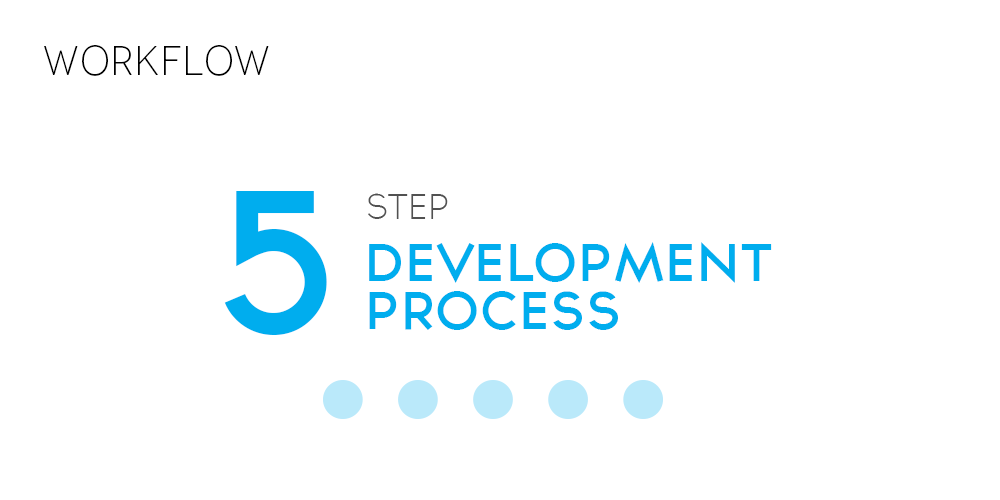
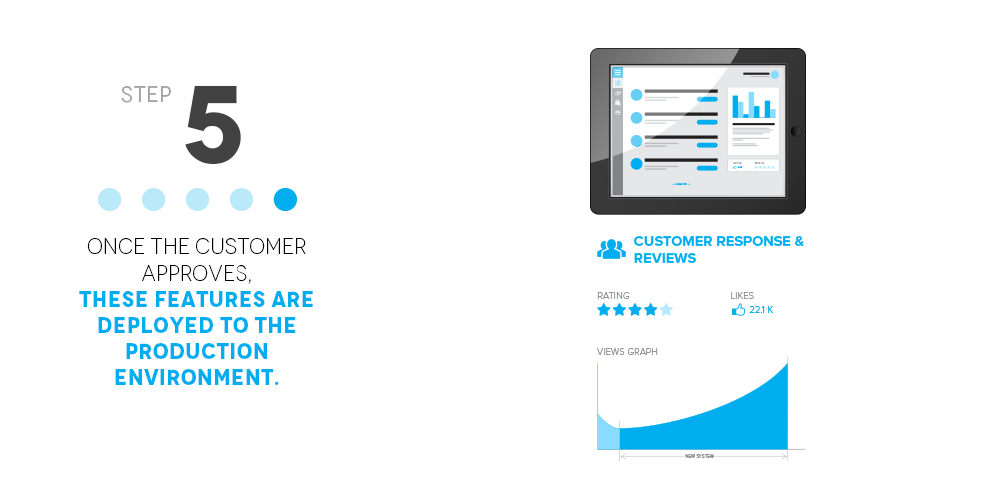
Before/after of a 1000 × 500 layered artwork. What changed in the layer stack:
added group "Step 5" with 12 layers above "Step 4" over [79, 48, 806, 461]
added layer "Vector Smart Object" (1st of 9, in "Step 5") in group "Step 5" over [590, 48, 806, 461]
added group "Step text" (1st of 5, in "Step 5") with 8 layers in group "Step 5" over [79, 85, 313, 385]
added layer "Layer 2" (1st of 5, in "Step 5" › "Step text") (27%) in group "Step text" over [98, 188, 122, 211]
added layer "Layer 6" (1st of 2, in "Step 5" › "Step text") (27%) in group "Step text" over [141, 188, 166, 211]
added layer "Layer 7" (1st of 2, in "Step 5" › "Step text") (27%) in group "Step text" over [185, 188, 210, 211]
added layer "Layer 8" (1st of 2, in "Step 5" › "Step text") (27%) in group "Step text" over [229, 188, 254, 211]
added layer "Vector Smart Object copy" (1st of 5, in "Step 5" › "Step text") in group "Step text" over [273, 188, 297, 211]
added layer "STEP" (1st of 5, in "Step 5" › "Step text") in group "Step text" over [121, 86, 171, 103]
added layer "Once the customer approves, these features are deployed to the" in group "Step text" over [79, 238, 313, 385]
added layer "5" (1st of 2, in "Step 5" › "Step text") in group "Step text" over [185, 85, 241, 164]
moved "Vector Smart Object" (9th of 9, in "heading") into group "heading" over [323, 380, 663, 419]
moved "5 sTEPS" into group "heading" over [224, 191, 772, 335]
moved "WORKFLOW" into group "heading" over [44, 45, 269, 76]
